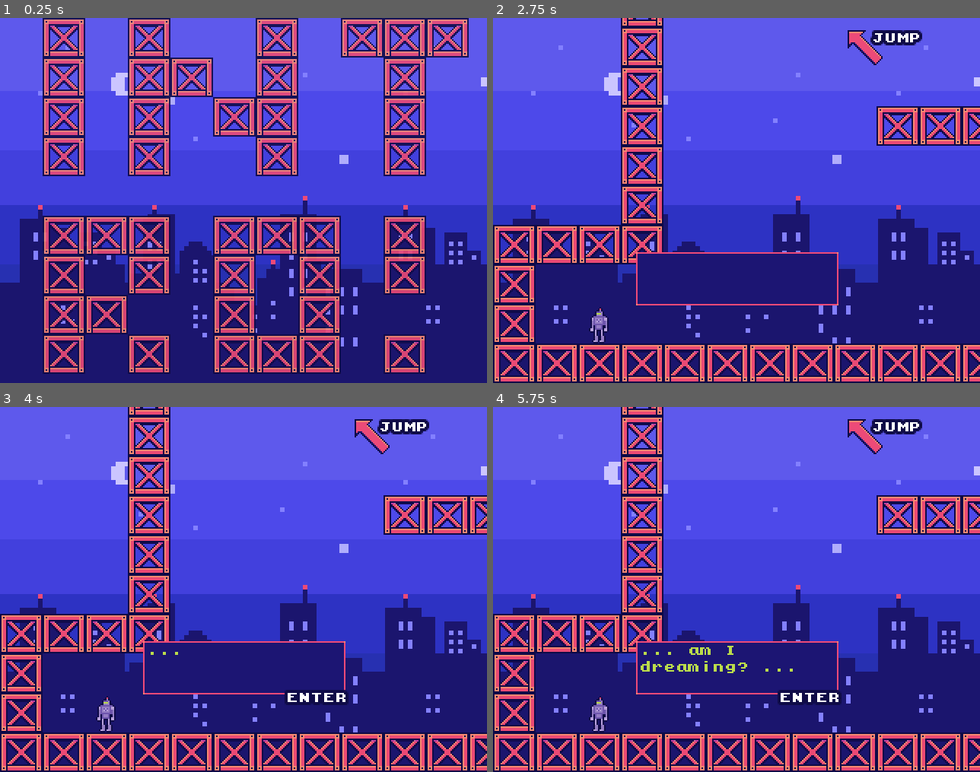
Above: before the commit, frames 1-4 (two rows, left to right).
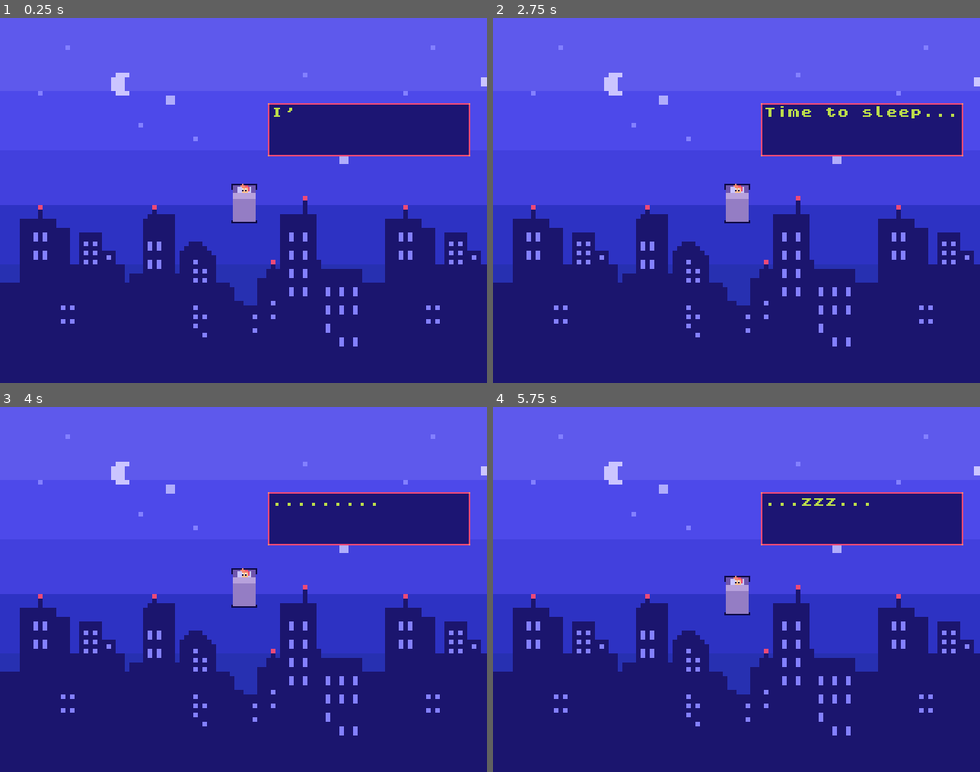
Above: after the commit, the same moments.

Repository: nikolawhallon/RobotDreams
Game: Godot game, scene res://Scenes/Game.tscn
Same seed, same stepped clock (60 frames per second), same inputs: the game is played once before the commit and once after it.
Inputs:
- Up to frame 1 (0.25 s): no input
- Up to frame 2 (2.75 s): tap Enter (next) at 0.5, 1.35 s; hold D 0.53-2.03 s; tap Ctrl (bomb) at 0.6, 2.1 s; tap Space (jump) at 0.77, 1.52 s; hold A from 2.03 s (still down)
- Up to frame 3 (4 s): release A at 2.78 s; hold D from 2.78 s (still down); tap Enter (next) at 2.85 s; tap Space (jump) at 3.02, 3.77 s; tap Ctrl (bomb) at 3.6 s
- Up to frame 4 (5.75 s): release D at 4.28 s; hold A 4.28-5.03 s; tap Enter (next) at 4.35 s; tap Space (jump) at 4.52 s; hold D from 5.03 s (still down); tap Ctrl (bomb) at 5.1 s

The runs differ from the first frame. In frame 1, 38% of the frame differs, in the area x 8-97%, y 0-98%; in frame 2, 28%; in frame 3, 29%; in frame 4, 29%.

Commit message:
made the intro sequence

Diff:
--- a/Scenes/Intro.gd
+++ b/Scenes/Intro.gd
@@ -1,9 +1,27 @@
 extends Node2D
 
 signal start_levels
+
+var velocity = Vector2(0, 10)
+var k = 0.1
+
+func _ready():
+	var text_box = load("res://Scenes/TextBox.tscn").instance()
+	add_child(text_box)
+	text_box.global_position = $Bed.global_position + Vector2(16, -64)
+	text_box.initialize(["I'm so tired.", "Time to sleep...", ".........", "...zzz..."])
+	text_box.connect("tree_exiting", self, "_on_TextBox_tree_exiting")
+
+func _process(delta):
+	velocity += -k * $Bed.position
+	$Bed.position += velocity * delta
 
 func _on_FadeoutTimer_timeout():
 	modulate.a -= 0.02
 
 	if modulate.a <= 0.0:
 		emit_signal("start_levels")
+
+func _on_TextBox_tree_exiting():
+	$Bed.animation = "sleeping"
+	$FadeoutTimer.start()
--- a/Scenes/Intro.tscn
+++ b/Scenes/Intro.tscn
@@ -1,26 +1,36 @@
-[gd_scene load_steps=4 format=2]
+[gd_scene load_steps=6 format=2]
 
-[ext_resource path="res://Resources/tileset.tres" type="TileSet" id=1]
+[ext_resource path="res://Assets/Bed/human_resting.png" type="Texture" id=1]
 [ext_resource path="res://Scenes/Intro.gd" type="Script" id=2]
 [ext_resource path="res://Scenes/CityScape.tscn" type="PackedScene" id=3]
+[ext_resource path="res://Assets/Bed/human_sleeping.png" type="Texture" id=4]
+
+[sub_resource type="SpriteFrames" id=1]
+animations = [ {
+"frames": [ ExtResource( 1 ) ],
+"loop": true,
+"name": "resting",
+"speed": 5.0
+}, {
+"frames": [ ExtResource( 4 ) ],
+"loop": true,
+"name": "sleeping",
+"speed": 5.0
+} ]
 
 [node name="Intro" type="Node2D" groups=["Cutscene"]]
 script = ExtResource( 2 )
 
-[node name="TileMap" type="TileMap" parent="."]
-tile_set = ExtResource( 1 )
-cell_size = Vector2( 28, 26 )
-format = 1
-tile_data = PoolIntArray( 1, 0, 0, 3, 0, 0, 6, 0, 0, 8, 0, 0, 9, 0, 0, 10, 0, 0, 65537, 0, 0, 65539, 0, 0, 65540, 0, 0, 65542, 0, 0, 65545, 0, 0, 131073, 0, 0, 131075, 0, 0, 131077, 0, 0, 131078, 0, 0, 131081, 0, 0, 196609, 0, 0, 196611, 0, 0, 196614, 0, 0, 196617, 0, 0, 327681, 0, 0, 327682, 0, 0, 327683, 0, 0, 327685, 0, 0, 327686, 0, 0, 327687, 0, 0, 327689, 0, 0, 393217, 0, 0, 393219, 0, 0, 393221, 0, 0, 393223, 0, 0, 393225, 0, 0, 458753, 0, 0, 458754, 0, 0, 458757, 0, 0, 458759, 0, 0, 524289, 0, 0, 524291, 0, 0, 524293, 0, 0, 524294, 0, 0, 524295, 0, 0, 524297, 0, 0 )
-
 [node name="FadeoutTimer" type="Timer" parent="."]
 wait_time = 0.05
-autostart = true
 
 [node name="Camera2D" type="Camera2D" parent="."]
-offset = Vector2( 160, 120 )
 current = true
 
 [node name="CityScape" parent="." instance=ExtResource( 3 )]
 
+[node name="Bed" type="AnimatedSprite" parent="."]
+frames = SubResource( 1 )
+animation = "resting"
+
 [connection signal="timeout" from="FadeoutTimer" to="." method="_on_FadeoutTimer_timeout"]
Binary file added: Assets/Bed/human_resting.png
Not shown, added: Assets/Bed/human_resting.png.import
Binary file added: Assets/Bed/human_sleeping.png
Not shown, added: Assets/Bed/human_sleeping.png.import
Binary file added: Assets/Bed/robot_resting.png
Not shown, added: Assets/Bed/robot_resting.png.import
Binary file added: Assets/Bed/robot_sleeping.png
Not shown, added: Assets/Bed/robot_sleeping.png.import
Binary file added: robot_dreams_itch_icon.png
Not shown, added: robot_dreams_itch_icon.png.import
